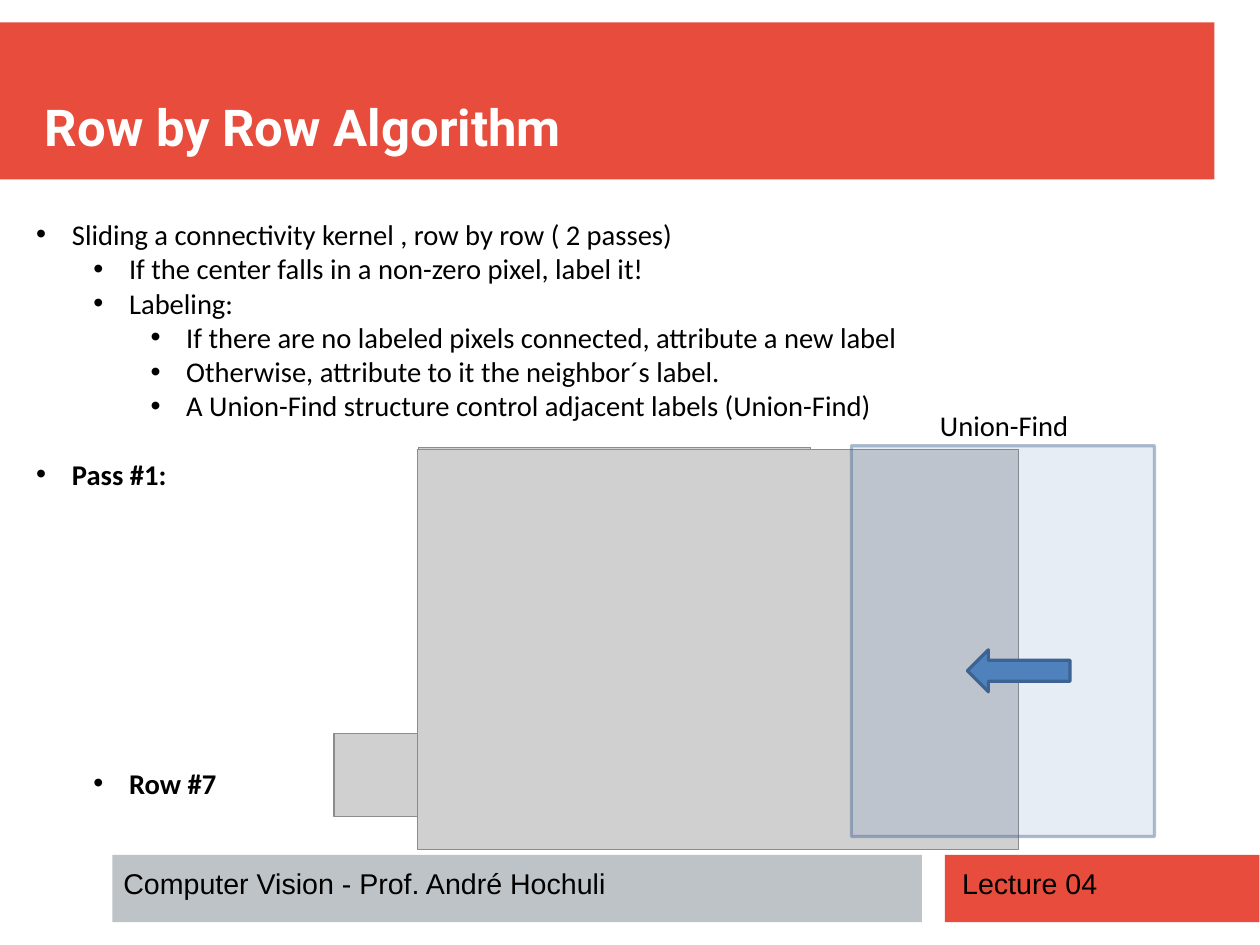
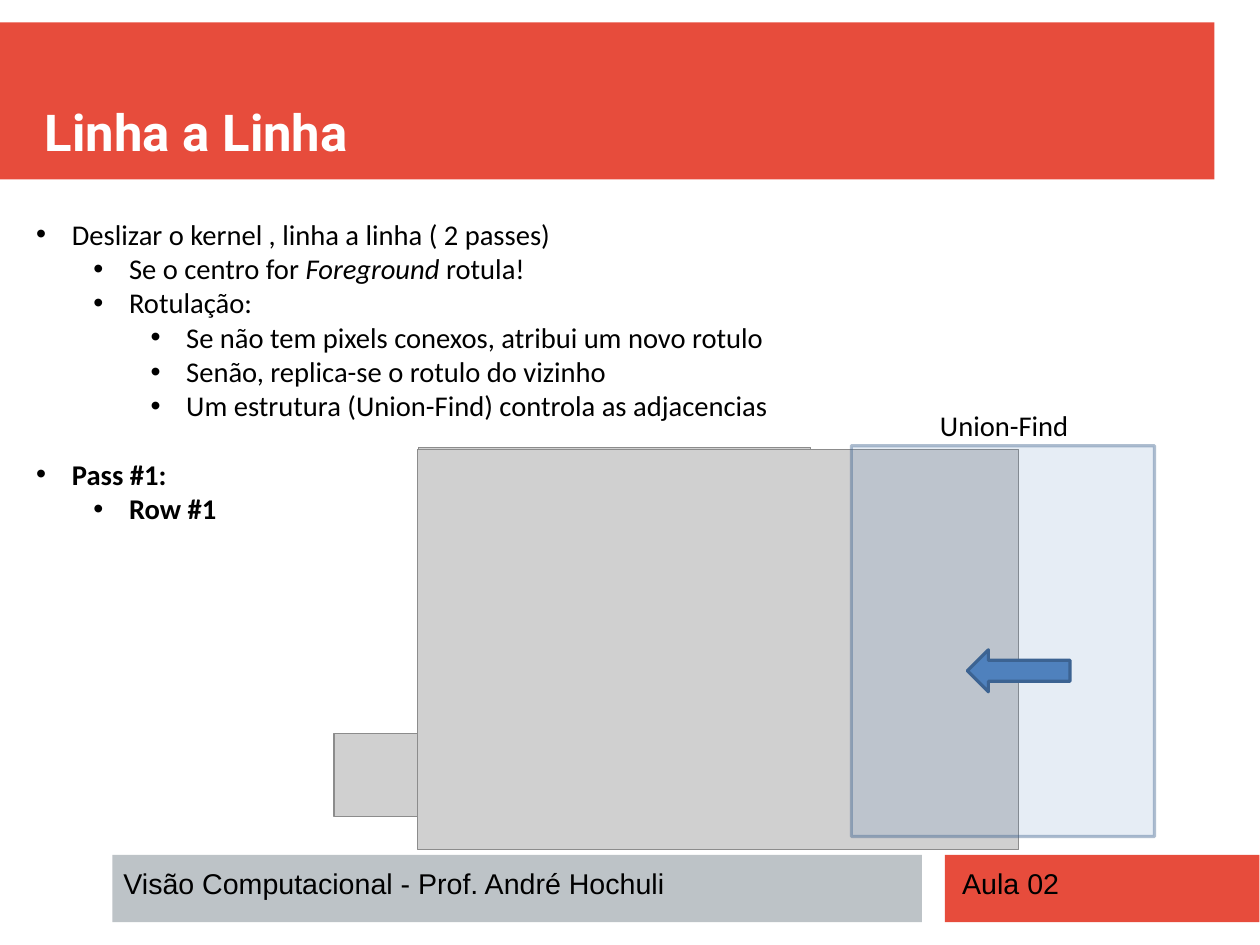
Before and after one commit to andrehochuli/teaching, a slide deck: slide 24 of Visão Computacional/Aula 02 - Filtros e Extração de Características/Aula 02 - Filtros e Extração de Características.pptx (slide 22 before the commit). Drawn at 1260x945 pixels with LibreOffice and Linux fonts; fonts in the diff are those of the drawing; grey boxes stand for pictures. Boxes give left, top, right and bottom in pixels: in the first picture for what was removed or moved away, otherwise in the second. Text is boxed around its words. In the diff, an @@ line names an element or a change of style, - is before the commit and + after.

Commit message:
Update Aula 02

```diff
--- a/Visão Computacional/Aula 02 - Filtros e Extração de Características/Aula 02 - Filtros e Extração de Características.pptx
+++ b/Visão Computacional/Aula 02 - Filtros e Extração de Características/Aula 02 - Filtros e Extração de Características.pptx
@@ text at bbox=[45, 113, 348, 152]: text changed @@
-Row by Row Algorithm
+Linha a Linha
@@ text removed at bbox=[72, 224, 896, 795] @@
-• Sliding a connectivity kernel , row by row ( 2 passes)
-  • If the center falls in a non-zero pixel, label it!
-  • Labeling:
-    • If there are no labeled pixels connected, attribute a new label
-    • Otherwise, attribute to it the neighbor´s label.
-    • A Union-Find structure control adjacent labels (Union-Find)
-• Pass #1:
-  • Row #7
@@ text added at bbox=[72, 224, 767, 520], 18 pt, text #000000 @@
+• Deslizar o kernel , linha a linha ( 2 passes)
+  • Se o centro for Foreground rotula!
+  • Rotulação:
+    • Se não tem pixels conexos, atribui um novo rotulo
+    • Senão, replica-se o rotulo do vizinho
+    • Um estrutura (Union-Find) controla as adjacencias
+• Pass #1:
+  • Row #1
@@ text at bbox=[123, 873, 664, 900]: text changed @@
-Computer Vision - Prof. André Hochuli
+Visão Computacional - Prof. André Hochuli
@@ text at bbox=[962, 873, 1059, 895]: text changed @@
-Lecture 04
+Aula 02
```
Also in this commit, not shown: 33 other slides changed, 4 slides added, 1 slide removed, 2 other files.
